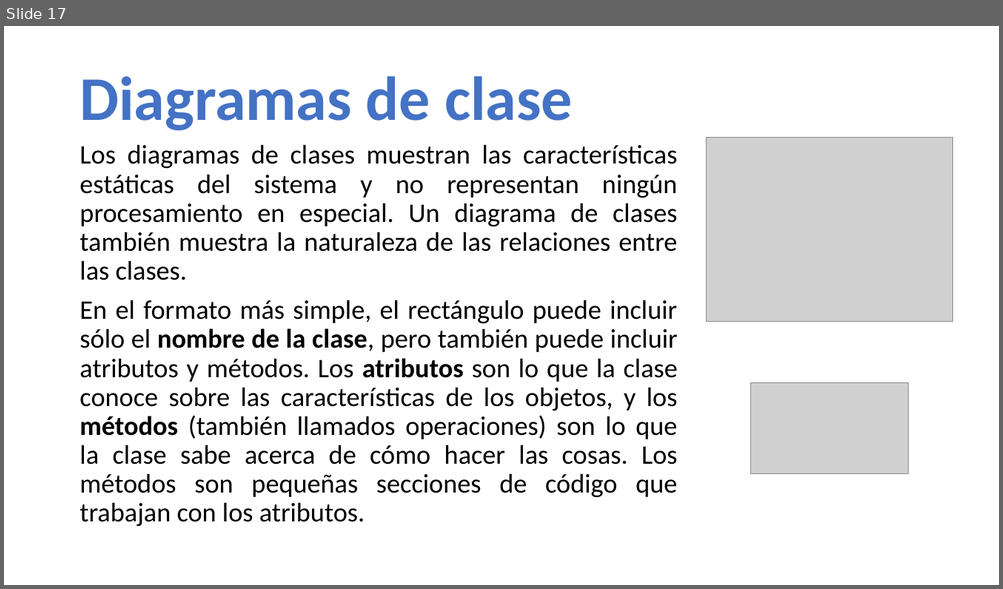
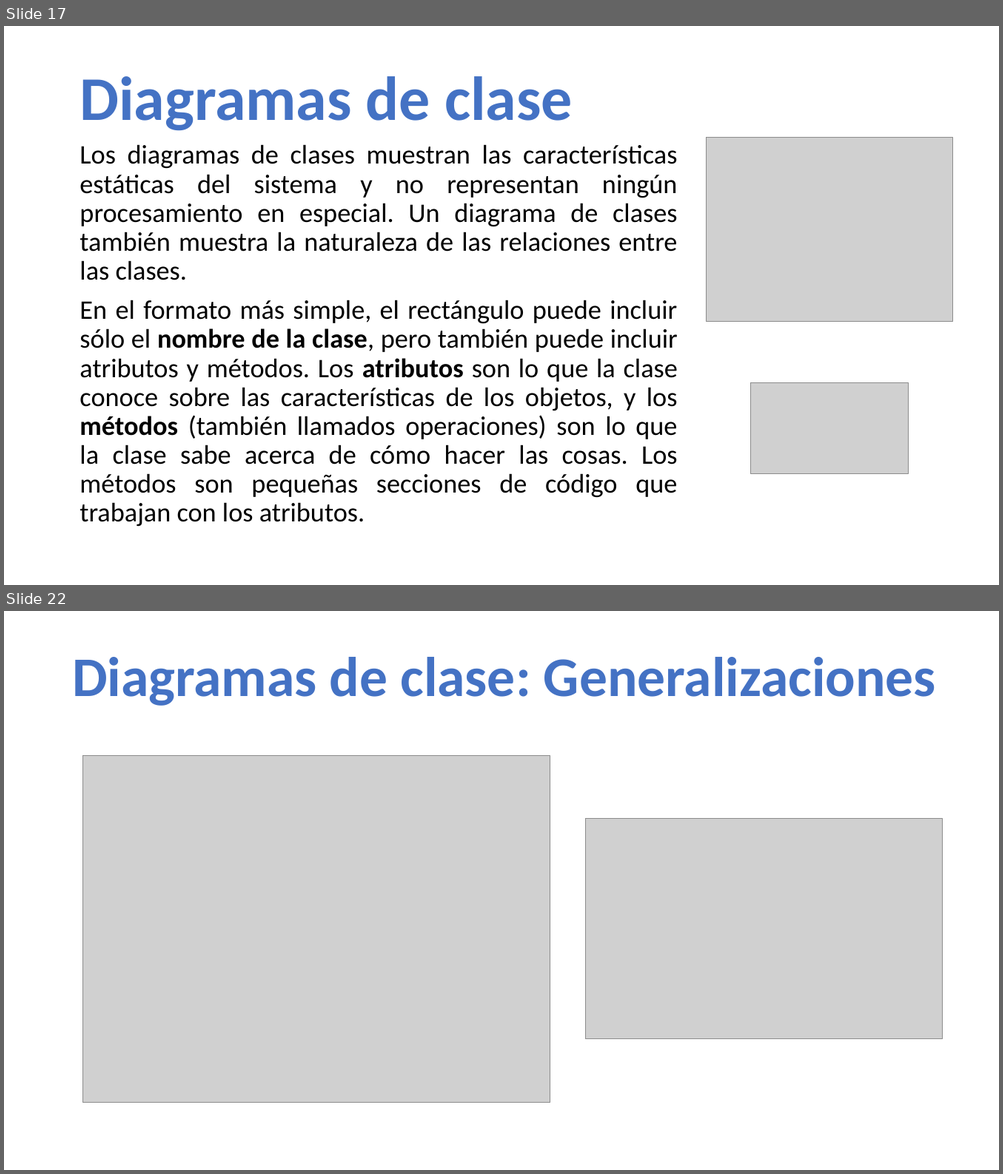
Before and after one commit to AllanNLopez/UMH-IIN024-2019, a slide deck: diagramas uml1.pptx. Shown one above the other, each under a label of ours: slide 17 before the commit, slides 17 and 22 after it; the slides between them are not shown. The pictures are 1003x589 and 1003x1174 pixels, drawn with LibreOffice and Linux fonts; fonts in the diff are those of the drawing; grey boxes stand for pictures. Boxes give left, top, right and bottom in pixels: in the first picture for what was removed or moved away, otherwise in the second. Text is boxed around its words. In the diff, an @@ line names an element or a change of style, - is before the commit and + after.

```diff
--- a/diagramas uml1.pptx
+++ b/diagramas uml1.pptx
@@ slide 22 added at [4, 611, 999, 1170], background #FFFFFF @@
@@ title added at [72, 657, 936, 706], 54 pt, text #4472C4, bold @@
+Diagramas de clase: Generalizaciones
@@ picture added at [83, 756, 550, 1103] @@
@@ picture added at [585, 819, 942, 1040] @@
```
Also in this commit, not shown: 1 slide changed, 4 other slides added.
